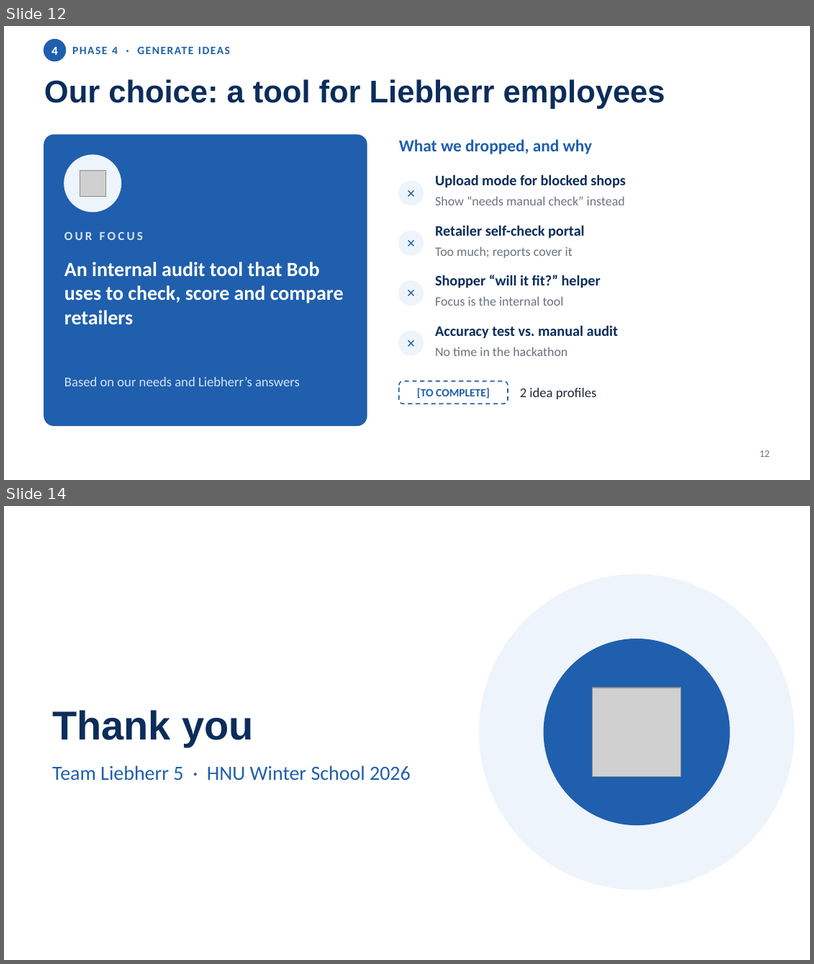
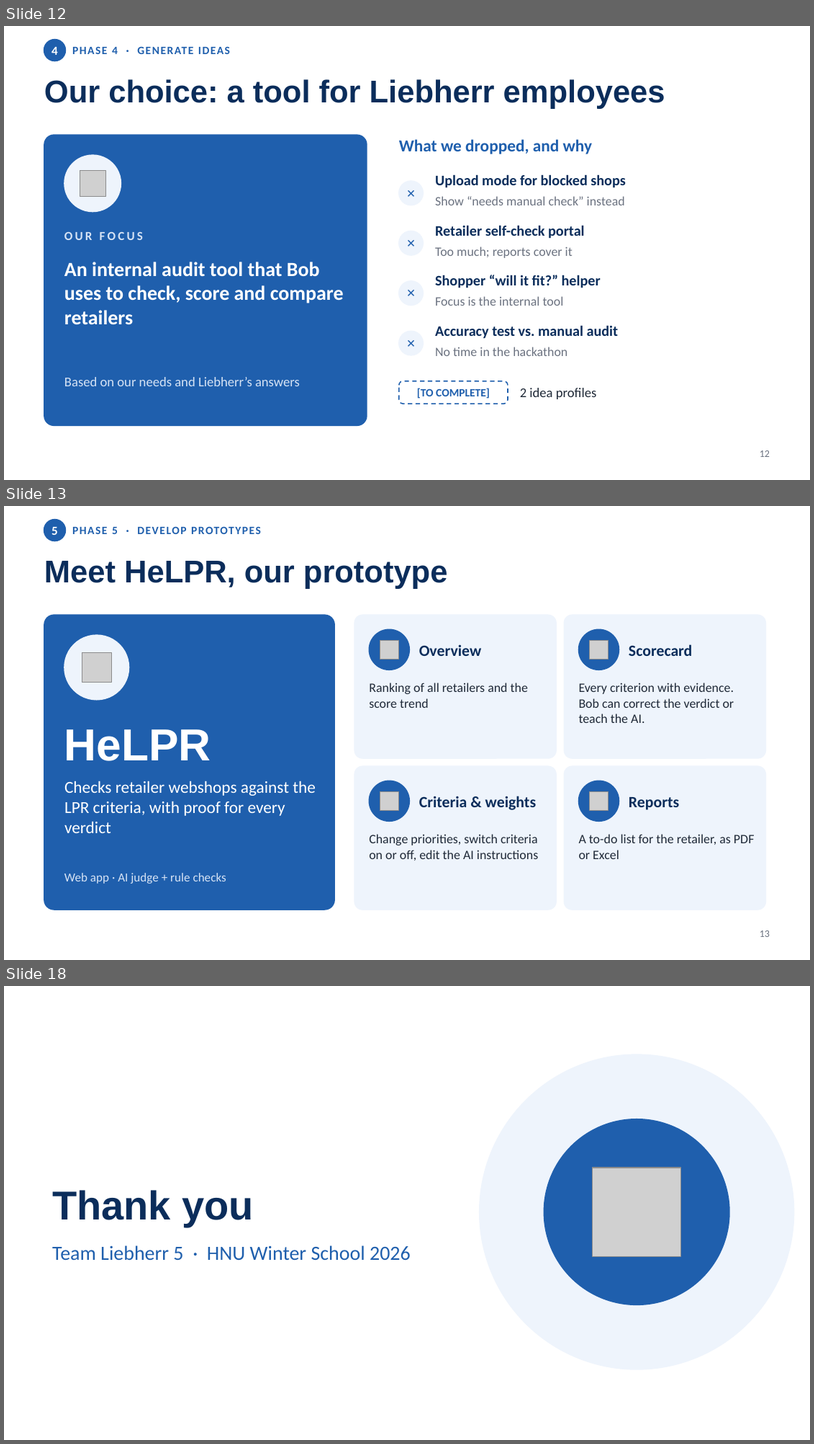
Before and after one commit to niv1999/liebherr-hackathon-2026, a slide deck: Liebherr5_DesignThinking_Journey.pptx. Shown one above the other, each under a label of ours: slides 12 and 14 before the commit, slides 12, 13 and 18 after it; the slides between them are not shown. The pictures are 814x964 and 814x1444 pixels, drawn with LibreOffice and Linux fonts; fonts in the diff are those of the drawing; grey boxes stand for pictures. Boxes give left, top, right and bottom in pixels: in the first picture for what was removed or moved away, otherwise in the second. Text is boxed around its words. In the diff, an @@ line names an element or a change of style, - is before the commit and + after.

```diff
--- a/Liebherr5_DesignThinking_Journey.pptx
+++ b/Liebherr5_DesignThinking_Journey.pptx
@@ slide 13 added at (4, 506, 810, 960), background #FFFFFF @@
@@ ellipse added at (44, 520, 65, 541), fill #1F5FAD, outline #1F5FAD 1.5 pt @@
@@ text added at (52, 527, 58, 535), 11 pt, text #FFFFFF, bold @@
+5
@@ text added at (72, 526, 261, 534), 10 pt, text #1F5FAD, bold @@
+PHASE 5 · DEVELOP PROTOTYPES
@@ text added at (44, 561, 448, 589), 28 pt, text #0B2D5B, bold @@
+Meet HeLPR, our prototype
@@ rounded rectangle added at (44, 615, 334, 909), fill #1F5FAD, outline #1F5FAD 1 pt @@
@@ ellipse added at (64, 635, 129, 700), fill #EEF4FC, outline #EEF4FC 1 pt @@
@@ rounded rectangle added at (355, 615, 556, 757), fill #EEF4FC, outline #EEF4FC 1 pt @@
@@ ellipse added at (369, 629, 409, 669), fill #1F5FAD, outline #1F5FAD 1 pt @@
@@ rounded rectangle added at (564, 615, 766, 757), fill #EEF4FC, outline #EEF4FC 1 pt @@
@@ ellipse added at (579, 629, 620, 669), fill #1F5FAD, outline #1F5FAD 1 pt @@
@@ picture added at (82, 653, 112, 682) @@
@@ picture added at (381, 641, 399, 659) @@
@@ text added at (419, 644, 482, 656), 14 pt, text #0B2D5B, bold @@
+Overview
@@ picture added at (589, 641, 608, 659) @@
@@ text added at (629, 644, 692, 656), 14 pt, text #0B2D5B, bold @@
+Scorecard
@@ text added at (369, 682, 528, 708), 11.5 pt, text #1F2937 @@
+Ranking of all retailers and the score trend
@@ text added at (579, 682, 735, 723), 11.5 pt, text #1F2937 @@
+Every criterion with evidence. Bob can correct the verdict or teach the AI.
@@ text added at (64, 729, 211, 761), 40 pt, text #FFFFFF, bold @@
+HeLPR
@@ text added at (64, 780, 316, 833), 15 pt, text #FFFFFF @@
+Checks retailer webshops against the LPR criteria, with proof for every verdict
@@ rounded rectangle added at (355, 767, 556, 909), fill #EEF4FC, outline #EEF4FC 1 pt @@
@@ ellipse added at (369, 780, 409, 821), fill #1F5FAD, outline #1F5FAD 1 pt @@
@@ rounded rectangle added at (564, 767, 766, 909), fill #EEF4FC, outline #EEF4FC 1 pt @@
@@ ellipse added at (579, 780, 620, 821), fill #1F5FAD, outline #1F5FAD 1 pt @@
@@ picture added at (381, 791, 399, 810) @@
@@ text added at (419, 795, 536, 810), 14 pt, text #0B2D5B, bold @@
+Criteria & weights
@@ picture added at (589, 791, 608, 810) @@
@@ text added at (629, 797, 679, 810), 14 pt, text #0B2D5B, bold @@
+Reports
@@ text added at (369, 834, 538, 860), 11.5 pt, text #1F2937 @@
+Change priorities, switch criteria on or off, edit the AI instructions
@@ text added at (579, 834, 754, 859), 11.5 pt, text #1F2937 @@
+A to-do list for the retailer, as PDF or Excel
@@ text added at (64, 872, 226, 883), 11 pt, text #D6E3F5 @@
+Web app · AI judge + rule checks
@@ text added at (760, 930, 770, 937), 9 pt, text #6B7280 @@
+13
@@ what was slide 14 is now slide 18 @@
```
Also in this commit, not shown: 2 slides changed, 3 other slides added, 1 other file.
